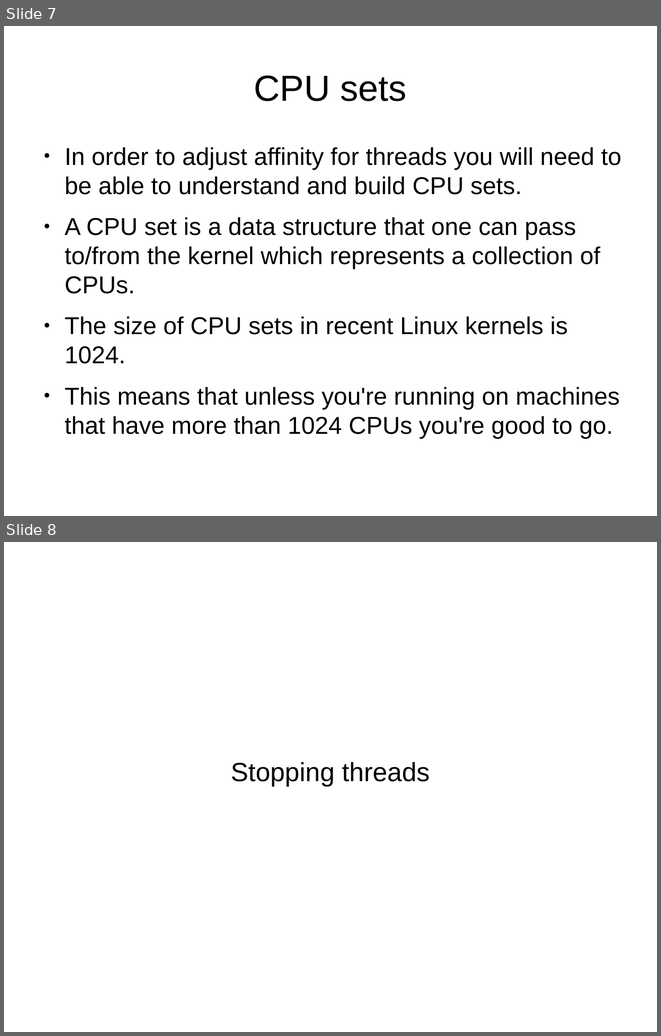
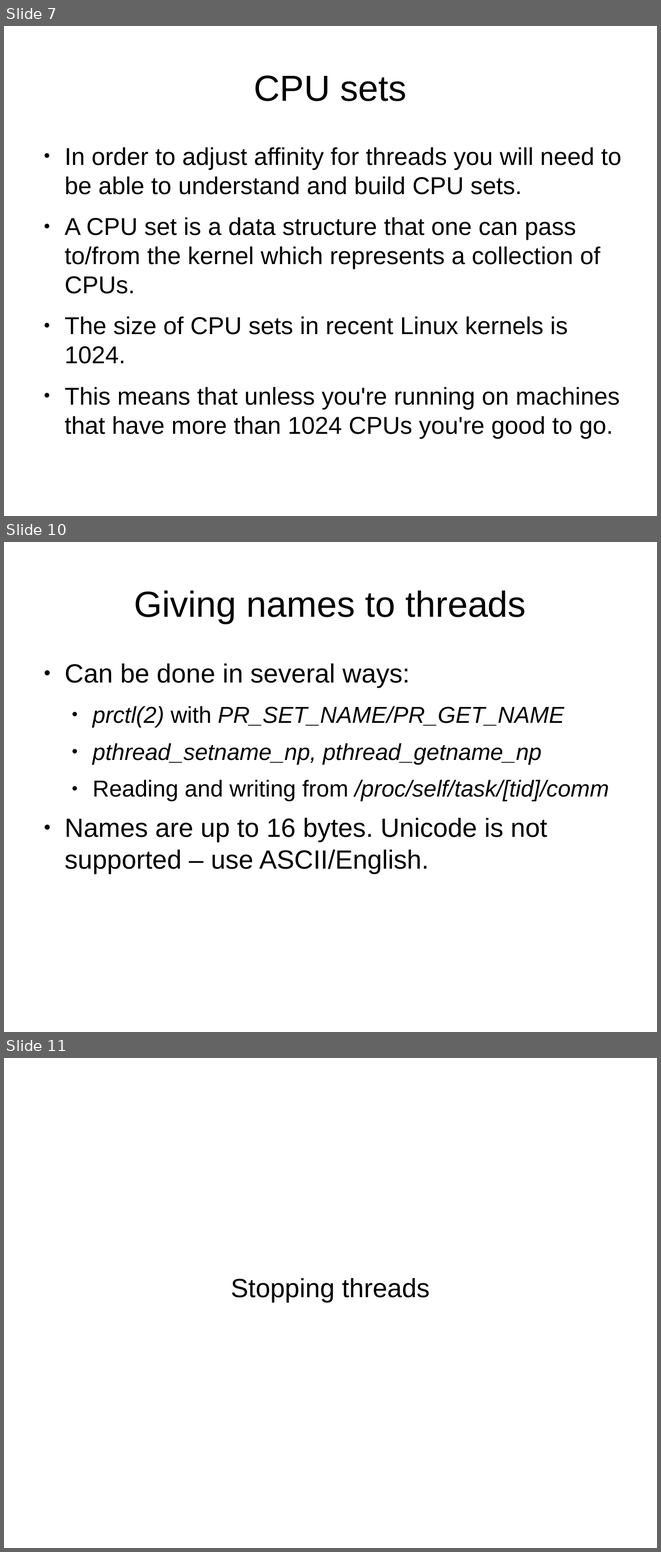
Before and after one commit to kalmuthu/slides, a slide deck: odp/pthreads_linux.odp. Shown one above the other, each under a label of ours: slides 7 and 8 before the commit, slides 7, 10 and 11 after it; the slides between them are not shown. The pictures are 661x1036 and 661x1552 pixels, drawn with LibreOffice and Linux fonts; fonts in the diff are those of the drawing. Boxes give left, top, right and bottom in pixels: in the first picture for what was removed or moved away, otherwise in the second. Text is boxed around its words. In the diff, an @@ line names an element or a change of style, - is before the commit and + after.

Commit message:
more slides about pthreads and linux

```diff
--- a/odp/pthreads_linux.odp
+++ b/odp/pthreads_linux.odp
@@ slide 10 added at [4,542,657,1032], background #FFFFFF @@
@@ title added at [134,590,526,623], 44 pt, text #000000 @@
+Giving names to threads
@@ text added at [64,663,609,874], 28 pt, text #000000 @@
+● Can be done in several ways:
+  ● prctl(2) with PR_SET_NAME/PR_GET_NAME
+  ● pthread_setname_np, pthread_getname_np
+  ● Reading and writing from /proc/self/task/[tid]/comm
+● Names are up to 16 bytes. Unicode is not supported – use ASCII/English.
@@ what was slide 8 is now slide 11 @@
```
Also in this commit, not shown: 10 other slides added.
